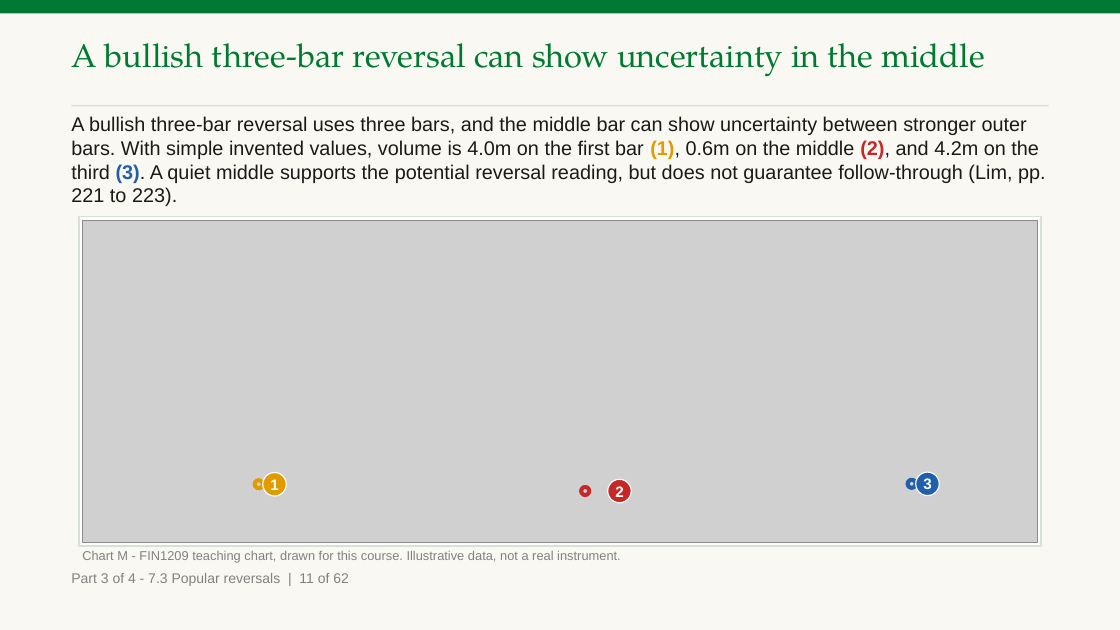
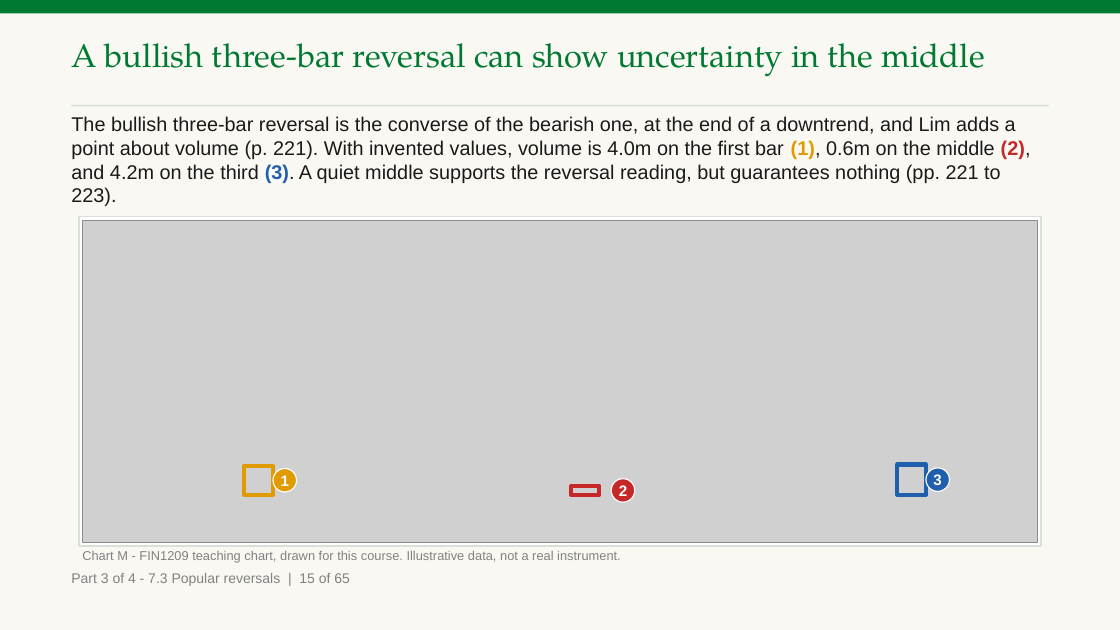
Before and after one commit to benjiesotelo-sudo/Telos_FIN1209, a slide deck: slide 149 of chapter-07/FIN1209-Chapter-07.pptx (slide 145 before the commit). Drawn at 1120x630 pixels with LibreOffice and Linux fonts; fonts in the diff are those of the drawing; grey boxes stand for pictures. Boxes give left, top, right and bottom in pixels: in the first picture for what was removed or moved away, otherwise in the second. Text is boxed around its words. In the diff, an @@ line names an element or a change of style, - is before the commit and + after.

Commit message:
Chapter 7 Part 3: fix the strict read (key reversal through Hikkake) (#49)
* Chapter 7 Part 3: fix the strict reads (reversal patterns, marks, wording, charts)

* Chapter 7 Part 3: fix the third strict read (Fig 7.17/7.19/7.24/7.30 marks and crops, Chart M volume boxes, Chart LA range bracket)

```diff
--- a/chapter-07/FIN1209-Chapter-07.pptx
+++ b/chapter-07/FIN1209-Chapter-07.pptx
@@ text at [71,116,1031,206]: text changed @@
-A bullish three-bar reversal uses three bars, and the middle bar can show uncertainty between stronger outer bars. With simple invented values, volume is 4.0m on the first bar (1), 0.6m on the middle (2), and 4.2m on the third (3). A quiet middle supports the potential reversal reading, but does not guarantee follow-through (Lim, pp. 221 to 223).
+The bullish three-bar reversal is the converse of the bearish one, at the end of a downtrend, and Lim adds a point about volume (p. 221). With invented values, volume is 4.0m on the first bar (1), 0.6m on the middle (2), and 4.2m on the third (3). A quiet middle supports the reversal reading, but guarantees nothing (pp. 221 to 223).
@@ rectangle: place and size @@
-rectangle at [255,481,263,489]
+rectangle at [245,465,273,495]
@@ ellipse "1": place and size @@
-ellipse "1" at [263,472,287,496]
+ellipse "1" at [273,469,297,492]
@@ ellipse "2": place and size @@
-ellipse "2" at [607,480,631,503]
+ellipse "2" at [612,479,635,502]
@@ ellipse to rectangle in 3 elements at [571,486,600,495], [245,465,273,495], [897,465,926,495] @@
@@ rectangle: place and size @@
-rectangle at [907,480,916,488]
+rectangle at [897,465,926,495]
@@ ellipse "3": place and size @@
-ellipse "3" at [916,472,939,496]
+ellipse "3" at [926,468,949,492]
@@ rectangle: place and size @@
-rectangle at [581,487,590,496]
+rectangle at [571,486,600,495]
@@ text at [71,573,350,586]: text changed @@
-Part 3 of 4 - 7.3 Popular reversals | 11 of 62
+Part 3 of 4 - 7.3 Popular reversals | 15 of 65
```
Also in this commit, not shown: 88 other slides changed, 4 slides added, 1 slide removed, 5 other files.
